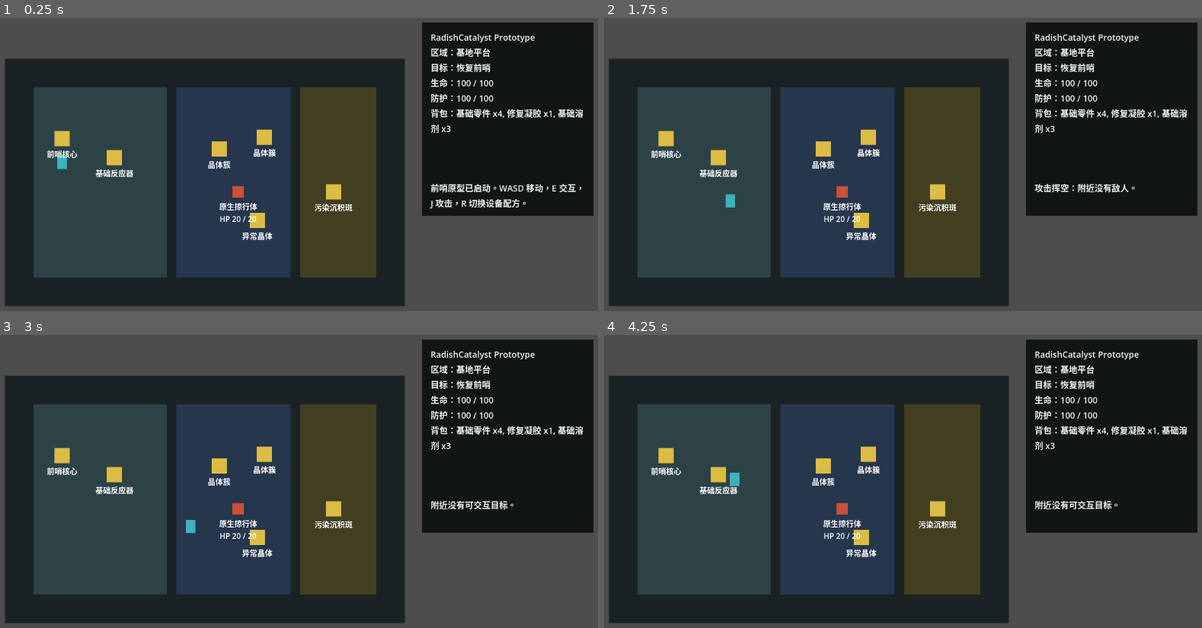
Above: before the commit, frames 1-4 (two rows, left to right).
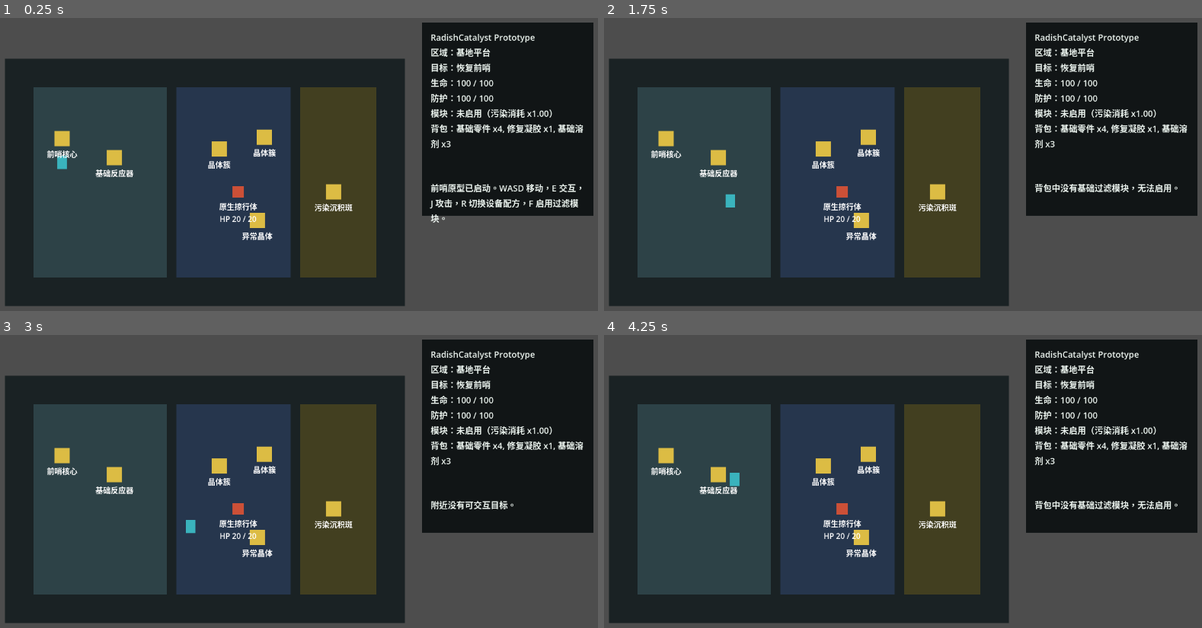
Above: after the commit, the same moments.

Repository: laugh0608/RadishCatalyst
Game: Godot game, scene res://scenes/boot/Boot.tscn
The game is run twice, just before and just after one commit, with the same random seed, the same clock (stepped at 60 frames per second) and the same inputs.
Inputs:
- Up to frame 1 (0.25 s): no input
- Up to frame 2 (1.75 s): tap Enter at 0.5 s; hold D (move_right) 0.53-1.28 s; tap F (toggle_module, bound only after the commit) at 0.6, 1.55 s; hold S (move_down) from 1.28 s (still down); tap J (attack) at 1.35 s
- Up to frame 3 (3 s): release S (move_down) at 2.03 s; hold D (move_right) 2.03-2.78 s; tap R (cycle_recipe) at 2.1 s; tap F (toggle_module, bound only after the commit) at 2.3 s; hold W (move_up) from 2.78 s (still down); tap E (interact) at 2.85 s
- Up to frame 4 (4.25 s): tap F (toggle_module, bound only after the commit) at 3.05, 3.6 s; release W (move_up) at 3.53 s; hold A (move_left) from 3.53 s (still down)

The runs differ from the first frame. In frame 1, 1.2% of the frame differs, in the area x 71-98%, y 31-70%; in frame 2, 1.4%; in frame 3, 1.0%; in frame 4, 1.4%, in the area x 71-98%, y 31-60%.

Commit message:
feat: 接入基础过滤模块启用效果

Diff:
--- a/client/project.godot
+++ b/client/project.godot
@@ -57,6 +57,11 @@
 "events": [Object(InputEventKey,"resource_local_to_scene":false,"resource_name":"","device":-1,"window_id":0,"alt_press …(190 unchanged characters)…
 ]
 }
+toggle_module={
+"deadzone": 0.5,
+"events": [Object(InputEventKey,"resource_local_to_scene":false,"resource_name":"","device":-1,"window_id":0,"alt_pressed":false,"shift_pressed":false,"ctrl_pressed":false,"meta_pressed":false,"pressed":false,"keycode":70,"physical_keycode":0,"key_label":0,"unicode":0,"location":0,"echo":false,"script":null)
+]
+}
 
 [physics]
 
--- a/client/scripts/actors/player_controller.gd
+++ b/client/scripts/actors/player_controller.gd
@@ -6,6 +6,7 @@
 signal interaction_requested
 signal attack_requested
 signal recipe_cycle_requested
+signal module_toggle_requested
 
 
 func _physics_process(_delta: float) -> void:
@@ -22,6 +23,8 @@
 		attack_requested.emit()
 	if Input.is_action_just_pressed("cycle_recipe"):
 		recipe_cycle_requested.emit()
+	if Input.is_action_just_pressed("toggle_module"):
+		module_toggle_requested.emit()
 
 
 func _get_keyboard_fallback_vector() -> Vector2:
--- a/client/scripts/game/game_root.gd
+++ b/client/scripts/game/game_root.gd
@@ -20,10 +20,11 @@
 	vertical_slice_map.player.interaction_requested.connect(_on_player_interaction_requested)
 	vertical_slice_map.player.attack_requested.connect(_on_player_attack_requested)
 	vertical_slice_map.player.recipe_cycle_requested.connect(_on_player_recipe_cycle_requested)
+	vertical_slice_map.player.module_toggle_requested.connect(_on_player_module_toggle_requested)
 	vertical_slice_map.interaction_available.connect(_on_interaction_available)
 	vertical_slice_map.interaction_cleared.connect(_on_interaction_cleared)
 
-	hud.append_log("前哨原型已启动。WASD 移动，E 交互，J 攻击，R 切换设备配方。")
+	hud.append_log("前哨原型已启动。WASD 移动，E 交互，J 攻击，R 切换设备配方，F 启用过滤模块。")
 	_update_hud()
 
 
@@ -44,6 +45,22 @@
 	hud.append_log(String(result.get("message", "")))
 	if bool(result.get("success", false)) and vertical_slice_map.current_interactable != null:
 		_on_interaction_available(vertical_slice_map.current_interactable)
+	_update_hud()
+
+
+func _on_player_module_toggle_requested() -> void:
+	var module_id := "equipment.filter_module_t1"
+	if String(character_state.equipment.get("suit_module", "")) == module_id:
+		hud.append_log("基础过滤模块已启用。")
+		_update_hud()
+		return
+	if not character_state.equip_suit_module(module_id):
+		hud.append_log("背包中没有基础过滤模块，无法启用。")
+		_update_hud()
+		return
+
+	world_state.unlock_region("region.pollution_edge")
+	hud.append_log("已启用基础过滤模块，污染边界区已标记，污染防护消耗降低。")
 	_update_hud()
 
 
--- a/client/scripts/state/character_state.gd
+++ b/client/scripts/state/character_state.gd
@@ -18,6 +18,26 @@
 
 static func create_default() -> CharacterState:
 	return CharacterState.new()
+
+
+func equip_suit_module(module_id: String) -> bool:
+	if module_id.is_empty() or not inventory.has_ref(module_id, 1):
+		return false
+
+	equipment["suit_module"] = module_id
+	return true
+
+
+func get_pollution_drain_multiplier(data_registry: DataRegistry) -> float:
+	var multiplier := 1.0
+	for equipment_id in [equipment.get("suit", ""), equipment.get("suit_module", "")]:
+		var definition := data_registry.get_definition(String(equipment_id))
+		if definition.is_empty():
+			continue
+
+		var stat_modifiers: Dictionary = definition.get("stat_modifiers", {})
+		multiplier *= float(stat_modifiers.get("pollution_drain_mult", 1.0))
+	return multiplier
 
 
 func to_dict() -> Dictionary:
--- a/client/scripts/systems/gather_system.gd
+++ b/client/scripts/systems/gather_system.gd
@@ -1,5 +1,7 @@
 extends RefCounted
 class_name GatherSystem
+
+const PROTOTYPE_POLLUTION_PRESSURE_MULT := 15.0
 
 var data_registry: DataRegistry
 var processing_system: ProcessingSystem
@@ -55,11 +57,18 @@
 
 func _gather(instance_id: String, definition: Dictionary, character_state: CharacterState, world_state: WorldState) -> Dictionary:
 	var rewards := _grant_refs(definition.get("drops", []), character_state)
+	var protection_drain := _apply_pollution_pressure(definition, character_state)
 	world_state.set_map_object_flag(instance_id, "is_gathered", true)
 
+	var result_parts: Array[String] = []
 	if rewards.is_empty():
-		return _success("采集完成。")
-	return _success("采集完成：%s" % ", ".join(rewards))
+		result_parts.append("采集完成")
+	else:
+		result_parts.append("采集完成：%s" % ", ".join(rewards))
+	if protection_drain > 0.0:
+		result_parts.append("污染压力消耗防护 %s" % _format_amount(protection_drain))
+
+	return _success("%s。" % "；".join(result_parts))
 
 
 func _sample(instance_id: String, definition: Dictionary, character_state: CharacterState, world_state: WorldState) -> Dictionary:
@@ -97,6 +106,34 @@
 	return rewards
 
 
+func _apply_pollution_pressure(definition: Dictionary, character_state: CharacterState) -> float:
+	var pollution_id := String(definition.get("pollution_effect", ""))
+	if pollution_id.is_empty():
+		return 0.0
+
+	var pollution_definition := data_registry.get_definition(pollution_id)
+	var base_drain := 0.0
+	for hazard_effect in pollution_definition.get("hazard_effects", []):
+		if not hazard_effect is Dictionary:
+			continue
+		if String(hazard_effect.get("effect", "")) != "protection_drain":
+			continue
+		base_drain += float(hazard_effect.get("amount", 0.0)) * PROTOTYPE_POLLUTION_PRESSURE_MULT
+
+	if base_drain <= 0.0:
+		return 0.0
+
+	var actual_drain := base_drain * character_state.get_pollution_drain_multiplier(data_registry)
+	character_state.protection = maxf(0.0, character_state.protection - actual_drain)
+	return actual_drain
+
+
+func _format_amount(amount: float) -> String:
+	if is_equal_approx(amount, roundf(amount)):
+		return str(int(amount))
+	return "%.1f" % amount
+
+
 func _supports_interaction(definition: Dictionary, interaction_type: String) -> bool:
 	var interaction_types: Array = definition.get("interaction_types", [])
 	return interaction_types.has(interaction_type)
--- a/client/scripts/ui/prototype_hud.gd
+++ b/client/scripts/ui/prototype_hud.gd
@@ -17,6 +17,10 @@
 		"目标：%s" % _get_display_name(data_registry, active_quest_id),
 		"生命：%.0f / %.0f" % [character_state.health, character_state.max_health],
 		"防护：%.0f / %.0f" % [character_state.protection, character_state.max_protection],
+		"模块：%s（污染消耗 x%.2f）" % [
+			_get_equipped_module_name(data_registry, character_state),
+			character_state.get_pollution_drain_multiplier(data_registry)
+		],
 		"背包：%s" % _format_inventory(data_registry, character_state.inventory)
 	])
 
@@ -52,3 +56,10 @@
 	for fluid_id in inventory.fluids:
 		parts.append("%s x%s" % [_get_display_name(data_registry, fluid_id), inventory.fluids[fluid_id]])
 	return ", ".join(parts)
+
+
+func _get_equipped_module_name(data_registry: DataRegistry, character_state: CharacterState) -> String:
+	var module_id := String(character_state.equipment.get("suit_module", ""))
+	if module_id.is_empty():
+		return "未启用"
+	return _get_display_name(data_registry, module_id)
Not shown, changed: docs/devlogs/2026-W18.md
Not shown, changed: docs/planning/current.md
Not shown, changed: docs/planning/vertical-slice.md
